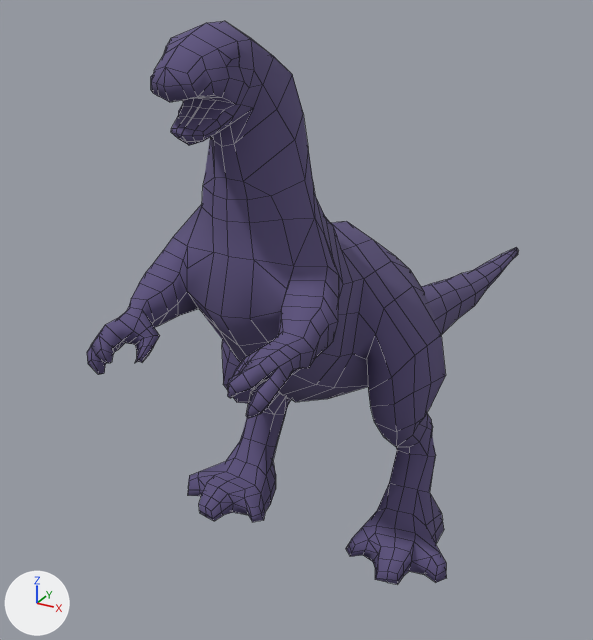
One commit to the Blender file 3d-models/model-kaiju.blend: the scene before it, then after it.
Rendered twice from a camera (50 mm lens) standing at (1.35, -2.56, 2.26) and looking at (-0.45, 0.71, 0.62). Lighting does not change. The marker at lower left points along +X, +Y and +Z. Mesh edges are drawn as thin lines.

In view in the first picture: 'Dinosaur'.
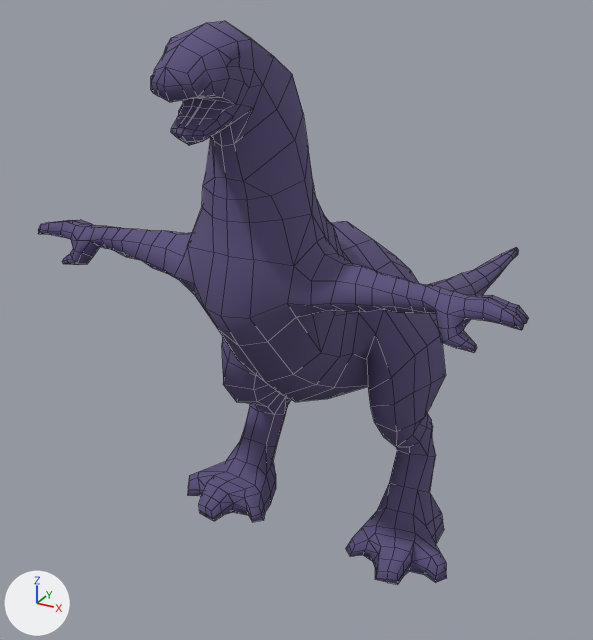
Boxes [x1, y1, x2, y2] around the edits, measured in the pictures (593 x 640 px; the box of a moved part takes in the faces that stretch with it):
'Dinosaur', reshaped (14% wider)
    before: [87, 21, 518, 584]
    after: [38, 21, 528, 584]
part 1 of me_cube, moved or reshaped
    before: [87, 150, 343, 418]
    after: [38, 150, 528, 374]

Patch to the scene script:
```diff
--- a/3d-models/model-kaiju.blend.py
+++ b/3d-models/model-kaiju.blend.py
@@ me_cube @@
 # used by ob_dinosaur; location = (0.0, 0.0, 0.0); scale = (1.16, 1.16, 1.16)
-me_cube.from_pydata(...)  # 469 vertices, 447 faces; spans x 0.0..0.54, y -0.78..2.81, z 0.0..1.82
+me_cube.from_pydata(...)  # 508 vertices, 486 faces; spans x 0.0..0.78, y -0.7..2.81, z 0.0..1.82
+# me_cube part 1
+# 45 vertices are removed from x 0.14..0.29, y -0.76..-0.37, z 0.94..1.21
+# 80 faces are deleted
+# 65 vertices move from x 0.14..0.32, y -0.78..-0.19, z 0.94..1.32 to x 0.17..0.78, y -0.42..-0.21, z 1.07..1.32
+# 79 vertices are added at x 0.15..0.78, y -0.42..-0.22, z 1.06..1.25
+# 5 new vertices lie (0.05, 0.0, 0.0) away from vertices in x 0.26..0.64, y -0.61..-0.33, z 0.97..1.21
+# 119 new faces join them
 me_cube.materials.append(mat_mainmaterial)
```
